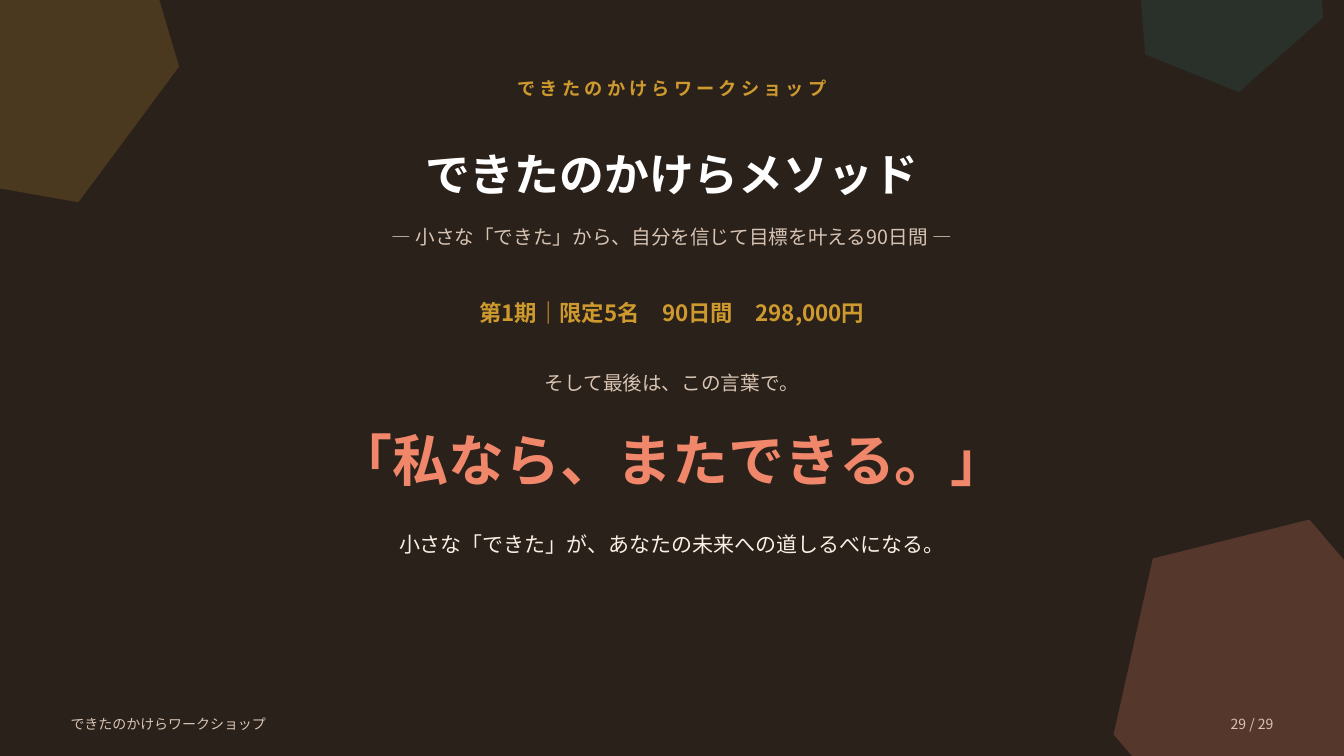
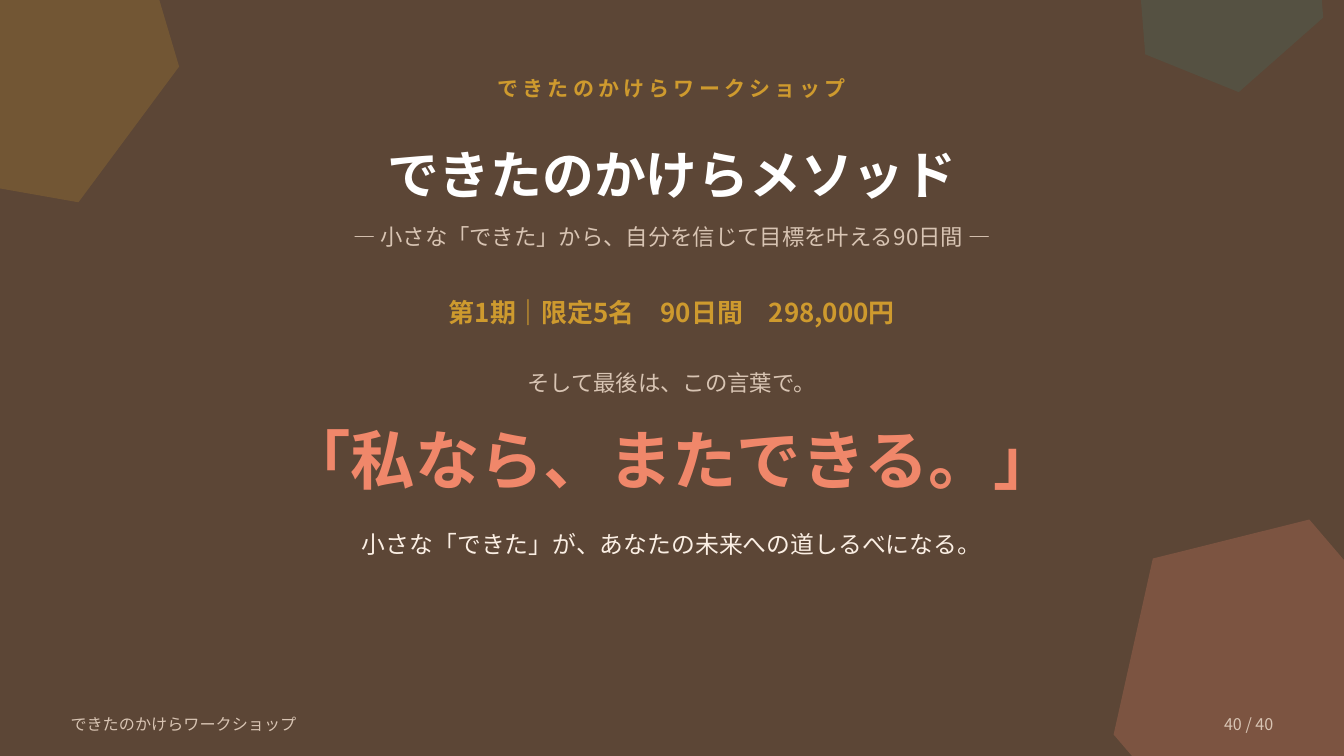
Before and after one commit to shiori0823/dekitanokakera-LM, a slide deck: slide 40 of workshop/dist/dekitanokakera-workshop.pptx (slide 29 before the commit). Drawn at 1344x756 pixels with LibreOffice and Linux fonts; fonts in the diff are those of the drawing. Boxes give left, top, right and bottom in pixels: in the first picture for what was removed or moved away, otherwise in the second. Text is boxed around its words. In the diff, an @@ line names an element or a change of style, - is before the commit and + after.

```diff
--- a/workshop/dist/dekitanokakera-workshop.pptx
+++ b/workshop/dist/dekitanokakera-workshop.pptx
@@ background #2A211B to #5C4636 @@
@@ text "できたのかけらワークショップ" at (498, 78, 846, 98): size 13 to 15 pt @@
@@ text "できたのかけらメソッド" at (387, 151, 956, 199): size 32 to 37 pt @@
@@ text "― 小さな「できた」から、自分を信じて目標を叶える90日間 ―" at (380, 226, 963, 247): size 14 to 16 pt @@
@@ text "第1期｜限定5名 90日間 298,000円" at (449, 299, 895, 327): size 16 to 18.5 pt @@
@@ text "そして最後は、この言葉で。" at (527, 372, 816, 393): size 14 to 16 pt @@
@@ text "「私なら、またできる。」" at (286, 429, 1057, 490): size 40 to 46 pt @@
@@ text "小さな「できた」が、あなたの未来への道しるべになる。" at (362, 533, 981, 555): size 15 to 17 pt @@
@@ text "できたのかけらワークショップ" at (71, 717, 297, 731): size 10 to 11.5 pt @@
@@ text at (1224, 718, 1273, 730): text changed; size 10 to 11.5 pt @@
-29 / 29
+40 / 40
```
Also in this commit, not shown: 28 other slides changed, 11 slides added, 3 other files.
